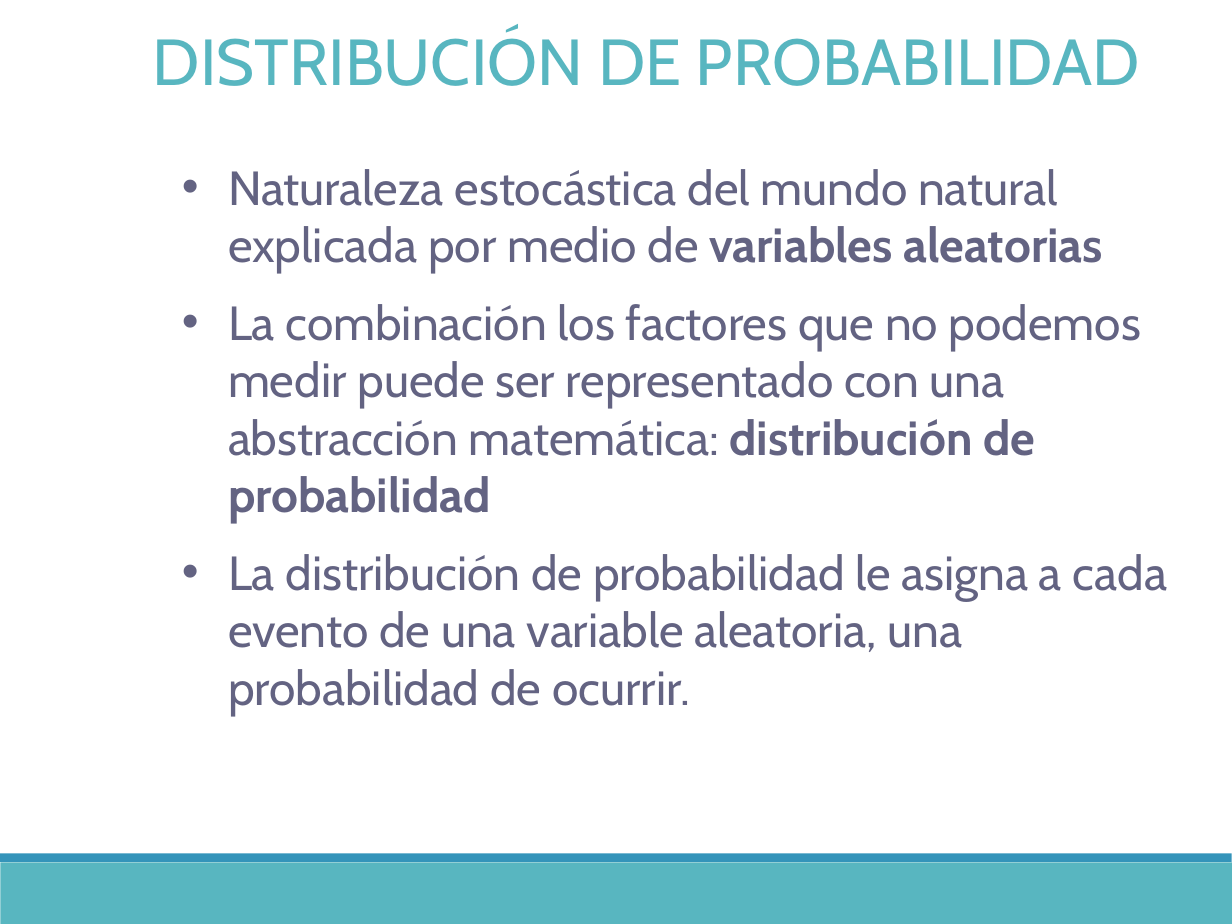
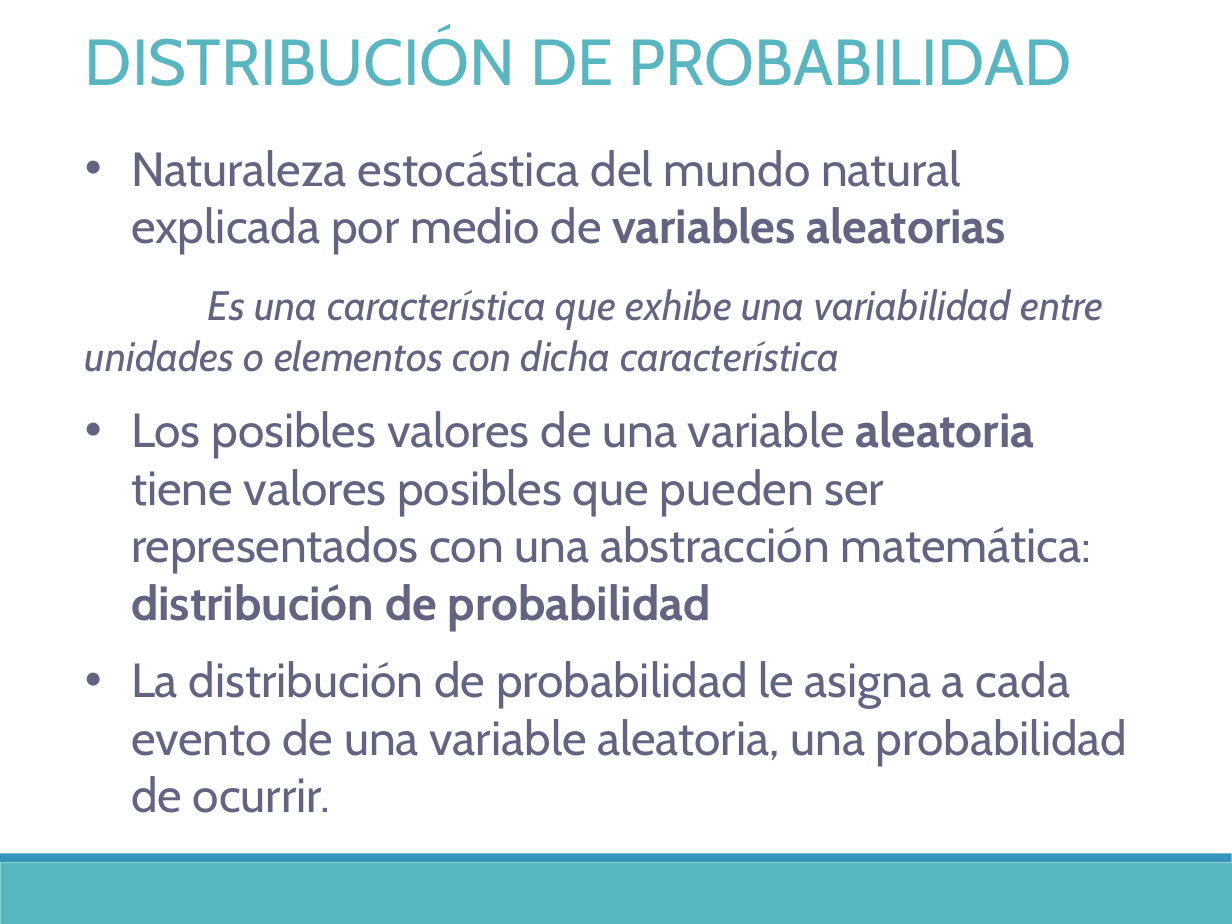
Before and after one commit to DrIgoA/Curso-Ocupacion23, a slide deck: slide 13 of Modulo 2_Occupacion2023.pptx. Drawn at 1232x924 pixels with LibreOffice and Linux fonts; fonts in the diff are those of the drawing. Boxes give left, top, right and bottom in pixels: in the first picture for what was removed or moved away, otherwise in the second. Text is boxed around its words. In the diff, an @@ line names an element or a change of style, - is before the commit and + after.

```diff
--- a/Modulo 2_Occupacion2023.pptx
+++ b/Modulo 2_Occupacion2023.pptx
@@ text "DISTRIBUCIÓN DE PROBABILIDAD": place and size @@
-text "DISTRIBUCIÓN DE PROBABILIDAD" at [153,30,1140,86]
+text "DISTRIBUCIÓN DE PROBABILIDAD" at [85,30,1072,86]
@@ text "Naturaleza estocástica del mundo natural ...": place and size @@
-text "Naturaleza estocástica del mundo natural ..." at [228,169,1167,716]
+text "Naturaleza estocástica del mundo natural ..." at [85,150,1128,813]
@@ text at [85,289,1103,631]: text changed @@
-  • La combinación los factores que no podemos medir puede ser representado con una abstracción matemática: distribución de probabilidad
+  Es una característica que exhibe una variabilidad entre unidades o elementos con dicha característica
+  • Los posibles valores de una variable aleatoria tiene valores posibles que pueden ser representados con una abstracción matemática: distribución de probabilidad
```
Also in this commit, not shown: 21 other slides changed, 7 slides added, 1 slide removed, 5 other files.
